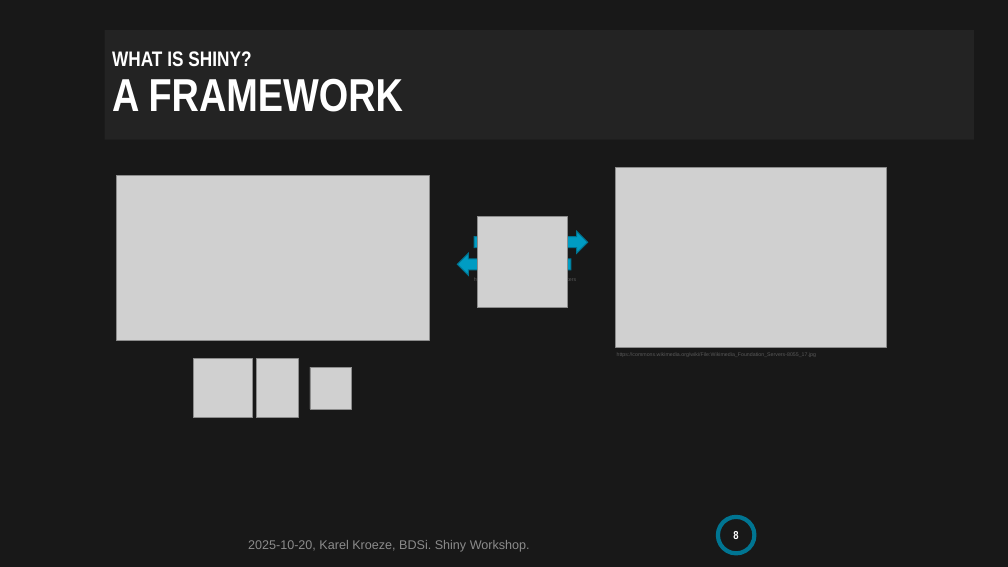
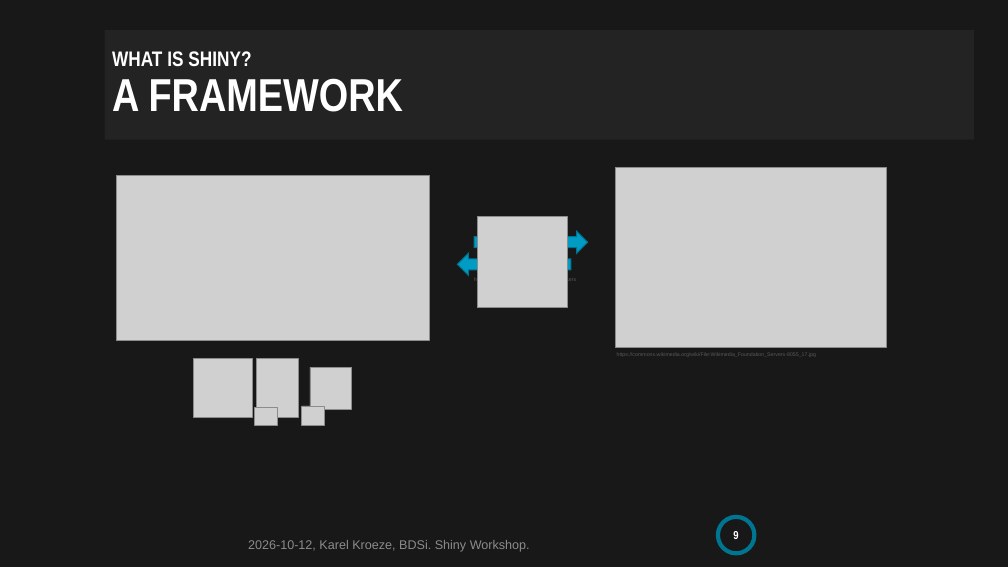
Before and after one commit to BDSI-Utwente/shiny-workshop, a slide deck: slide 9 of slides/shiny-workshop.pptx (slide 8 before the commit). Drawn at 1008x567 pixels with LibreOffice and Linux fonts; fonts in the diff are those of the drawing; grey boxes stand for pictures; background and template pictures are left out. Boxes give left, top, right and bottom in pixels: in the first picture for what was removed or moved away, otherwise in the second. Text is boxed around its words. In the diff, an @@ line names an element or a change of style, - is before the commit and + after.

```diff
--- a/slides/shiny-workshop.pptx
+++ b/slides/shiny-workshop.pptx
@@ picture added at box(255, 408, 278, 426) @@
@@ picture added at box(302, 406, 324, 426) @@
@@ text at box(248, 540, 530, 552): text changed @@
-2025-10-20, Karel Kroeze, BDSi. Shiny Workshop.
+2026-10-12, Karel Kroeze, BDSi. Shiny Workshop.
```
Also in this commit, not shown: 21 other slides changed, 1 slide added, 1 other file.
